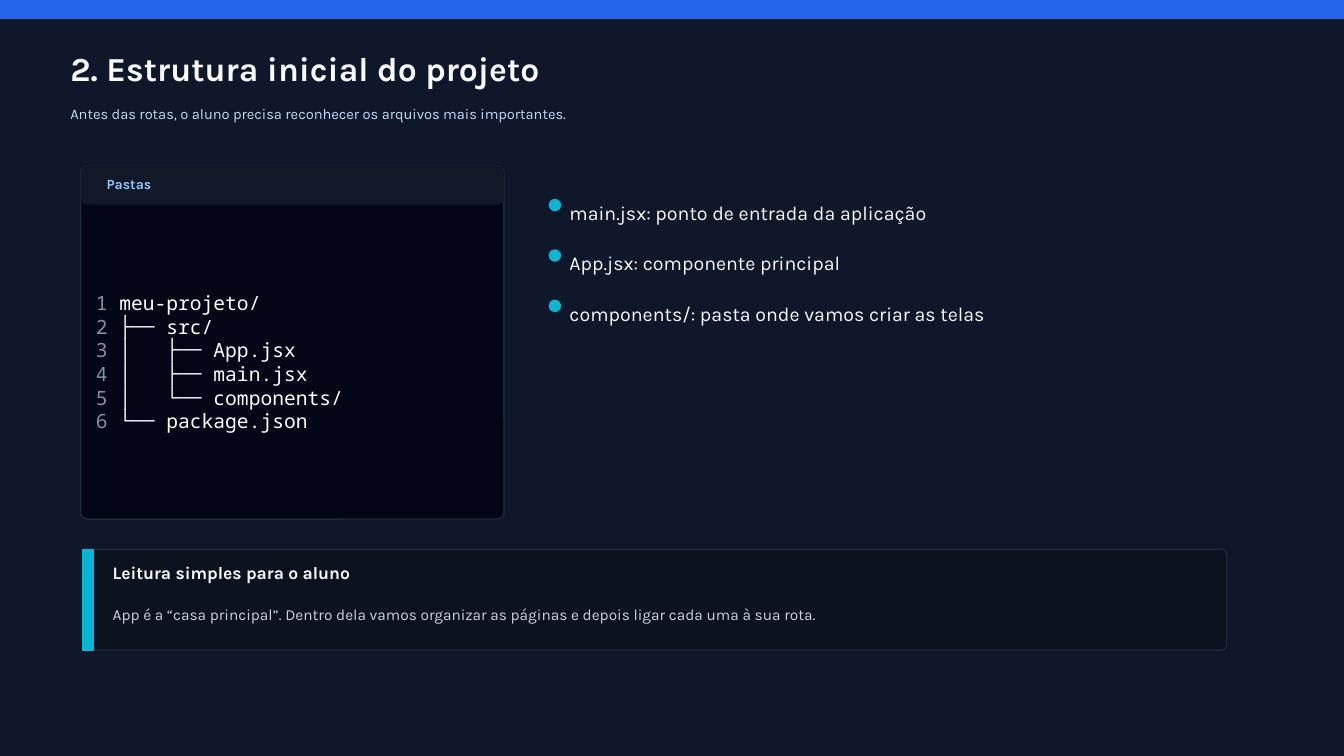
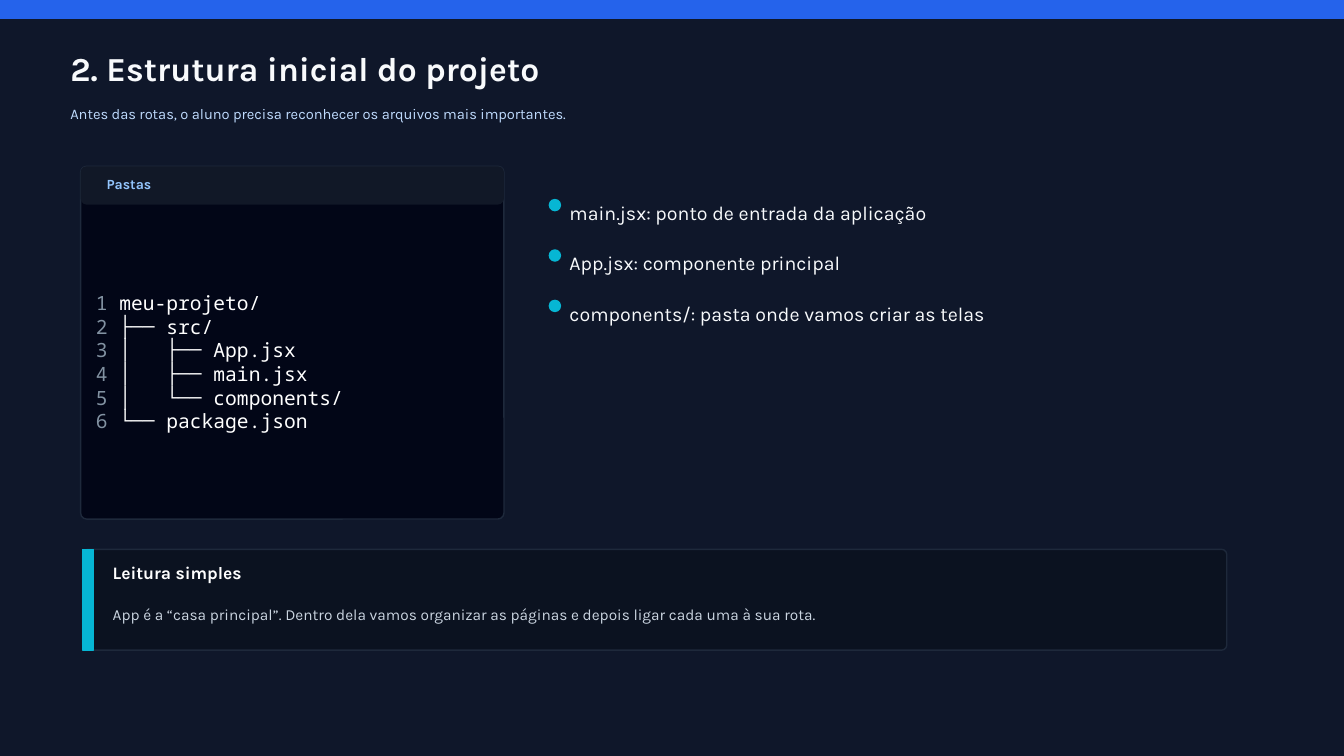
Before and after one commit to italo2403/Aula_09_03_3-B, a slide deck: slide 3 of rotas_react_passo_a_passo_atualizado.pptx. Drawn at 1344x756 pixels with LibreOffice and Linux fonts; fonts in the diff are those of the drawing. Boxes give left, top, right and bottom in pixels: in the first picture for what was removed or moved away, otherwise in the second. Text is boxed around its words. In the diff, an @@ line names an element or a change of style, - is before the commit and + after.

```diff
--- a/rotas_react_passo_a_passo_atualizado.pptx
+++ b/rotas_react_passo_a_passo_atualizado.pptx
@@ text at (x1=113, y1=566, x2=242, y2=583): text changed @@
-Leitura simples para o aluno
+Leitura simples
```
Also in this commit, not shown: 5 other slides changed, 1 other file.
